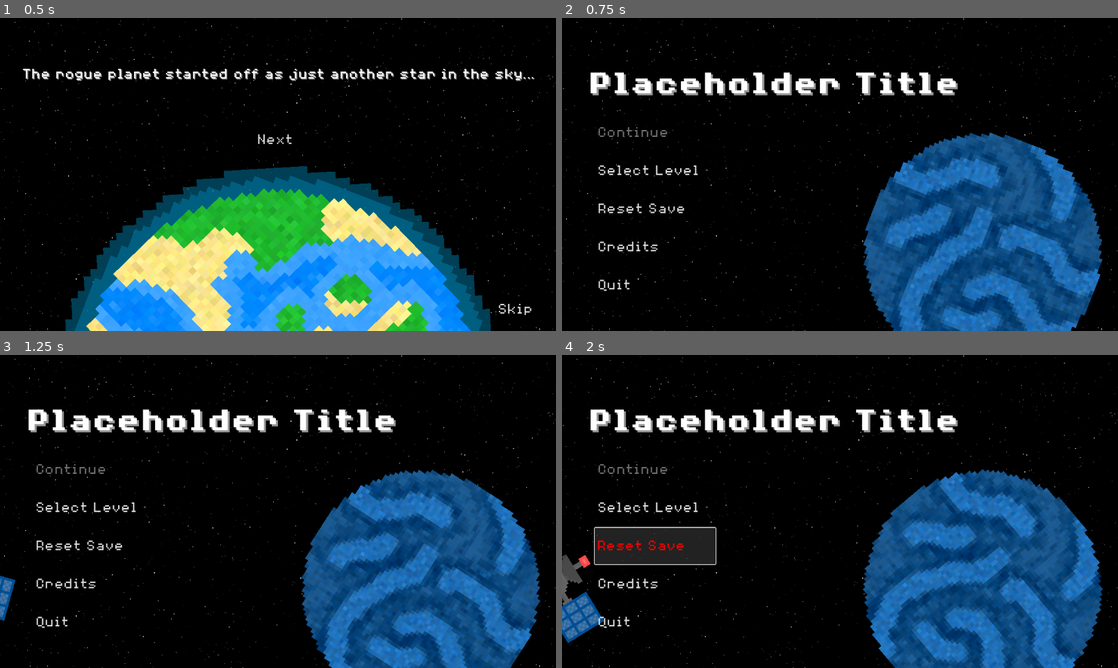
Above: before the commit, frames 1-4 (two rows, left to right).
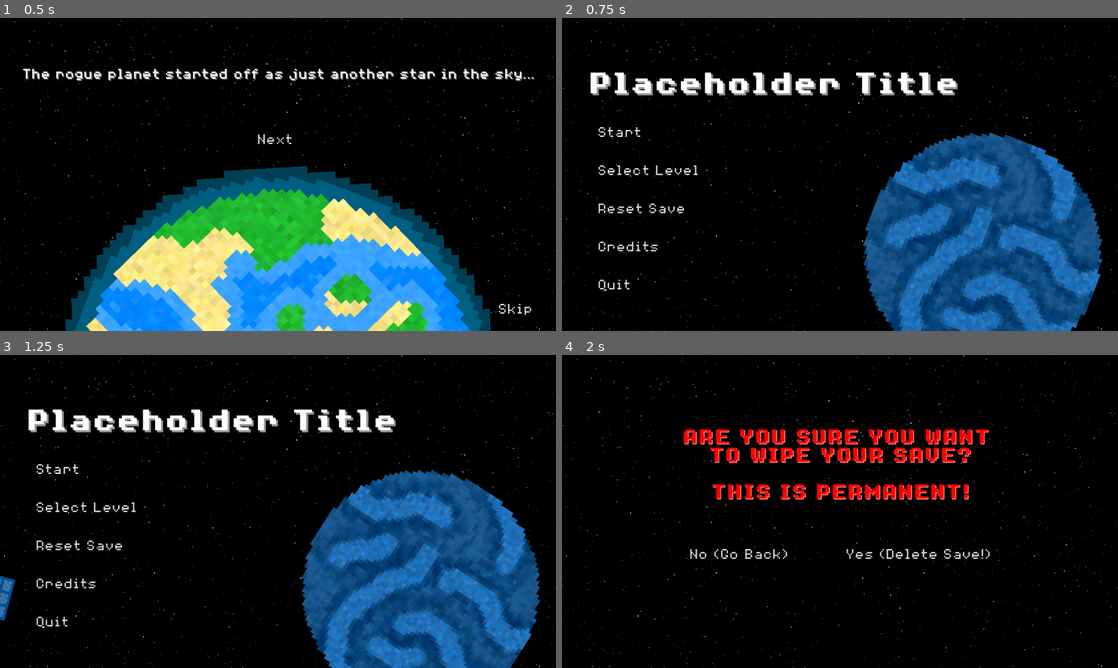
Above: after the commit, the same moments.

Repository: Birb-Games/gmtk-2025
Game: Godot game, scene res://scenes/main.tscn
Same seed, same stepped clock (60 frames per second), same inputs: the game is played once before the commit and once after it.
Inputs:
- Up to frame 1 (0.5 s): no input
- Up to frame 2 (0.75 s): click "Skip" at 0.5 s
- Up to frame 3 (1.25 s): no input
- Up to frame 4 (2 s): click "Reset Save" at 1.25 s

Frame 1 is identical in both runs. In frame 2, 0.2% of the frame differs, in the area x 6-19%, y 34-38%; in frame 3, 0.2%; in frame 4, 34%, in the area x 0-98%, y 17-100%.

Commit message:
fixed some bugs with loading the next level and added a screen to confirm whether the player wants to wipe their save

Diff:
--- /dev/null
+++ b/scenes/confirm_wipe_save.tscn
@@ -0,0 +1,64 @@
+[gd_scene load_steps=6 format=3 uid="uid://ljm2v51x3rg4"]
+
+[ext_resource type="Theme" uid="uid://ca4fjx3thf2g7" path="res://assets/theme.tres" id="1_bumgc"]
+[ext_resource type="Texture2D" uid="uid://dsq5rgehdjua3" path="res://assets/textures/space.png" id="1_ecwas"]
+[ext_resource type="Script" uid="uid://o1e0hxl370na" path="res://scripts/confirm_wipe_save.gd" id="2_wogq6"]
+[ext_resource type="FontFile" uid="uid://b3j21gnxq1jn1" path="res://assets/fonts/8BitOperator/8bitOperatorPlus8-Bold.ttf" id="3_ea4wp"]
+[ext_resource type="PackedScene" uid="uid://o31g4dri56jo" path="res://scenes/starting_cut_scene.tscn" id="3_eku8s"]
+
+[node name="ConfirmWipeSave" type="Control"]
+layout_mode = 3
+anchors_preset = 15
+anchor_right = 1.0
+anchor_bottom = 1.0
+grow_horizontal = 2
+grow_vertical = 2
+theme = ExtResource("1_bumgc")
+script = ExtResource("2_wogq6")
+starting_cut_scene = ExtResource("3_eku8s")
+
+[node name="Background" type="Sprite2D" parent="."]
+position = Vector2(578, 325)
+scale = Vector2(1.34815, 1.34815)
+texture = ExtResource("1_ecwas")
+
+[node name="Label" type="Label" parent="."]
+layout_mode = 0
+offset_top = 153.0
+offset_right = 1152.0
+offset_bottom = 228.0
+theme_override_colors/font_color = Color(1, 0, 0, 1)
+theme_override_colors/font_shadow_color = Color(1, 0.469409, 0.402148, 1)
+theme_override_constants/shadow_offset_x = 2
+theme_override_constants/shadow_offset_y = 2
+theme_override_fonts/font = ExtResource("3_ea4wp")
+theme_override_font_sizes/font_size = 48
+text = "ARE YOU SURE YOU WANT
+TO WIPE YOUR SAVE?
+
+THIS IS PERMANENT!"
+horizontal_alignment = 1
+
+[node name="HBoxContainer" type="HBoxContainer" parent="."]
+layout_mode = 0
+offset_top = 367.0
+offset_right = 1152.0
+offset_bottom = 460.0
+alignment = 1
+
+[node name="Cancel" type="Button" parent="HBoxContainer"]
+layout_mode = 2
+text = "No (Go Back)"
+
+[node name="Panel" type="Panel" parent="HBoxContainer"]
+modulate = Color(1, 1, 1, 0)
+custom_minimum_size = Vector2(100, 0)
+layout_mode = 2
+
+[node name="Confirm" type="Button" parent="HBoxContainer"]
+layout_mode = 2
+theme_override_colors/font_hover_color = Color(1, 0, 0, 1)
+text = "Yes (Delete Save!)"
+
+[connection signal="pressed" from="HBoxContainer/Cancel" to="." method="_on_cancel_pressed"]
+[connection signal="pressed" from="HBoxContainer/Confirm" to="." method="_on_confirm_pressed"]
--- a/scenes/main.tscn
+++ b/scenes/main.tscn
@@ -10,6 +10,7 @@
 [ext_resource type="AudioStream" uid="uid://dicjshmbik8o4" path="res://assets/sfx/shoot.wav" id="6_tefeu"]
 [ext_resource type="AudioStream" uid="uid://dsj5qpr3787ca" path="res://assets/sfx/hit.wav" id="7_o6xl0"]
 [ext_resource type="PackedScene" uid="uid://o31g4dri56jo" path="res://scenes/starting_cut_scene.tscn" id="7_ya4ey"]
+[ext_resource type="PackedScene" uid="uid://ljm2v51x3rg4" path="res://scenes/confirm_wipe_save.tscn" id="8_eb6dy"]
 [ext_resource type="AudioStream" uid="uid://bjmdruip2a76d" path="res://assets/sfx/asteroid_explosion.wav" id="8_tipki"]
 
 [node name="Main" type="Node2D"]
@@ -35,6 +36,9 @@
 
 [node name="StartingCutScene" parent="GUI" instance=ExtResource("7_ya4ey")]
 
+[node name="ConfirmWipeSave" parent="GUI" instance=ExtResource("8_eb6dy")]
+visible = false
+
 [node name="Sfx" type="Node" parent="."]
 
 [node name="Shoot" type="AudioStreamPlayer" parent="Sfx"]
--- /dev/null
+++ b/scripts/confirm_wipe_save.gd
@@ -0,0 +1,15 @@
+extends Control
+
+@export var starting_cut_scene: PackedScene
+
+func _on_cancel_pressed() -> void:
+	hide()
+	$/root/Main/GUI/MainMenu.show()
+
+func _on_confirm_pressed() -> void:
+	hide()
+	var current_cut_scene = $/root/Main/GUI/StartingCutScene
+	current_cut_scene.name = "deleted"
+	current_cut_scene.queue_free()
+	$/root/Main/GUI.add_child(starting_cut_scene.instantiate())
+	$/root/Main.reset_save()
--- a/scripts/hud.gd
+++ b/scripts/hud.gd
@@ -1,6 +1,7 @@
 extends Control
 
 func reset() -> void:
+	has_advanced_level = false
 	$PauseScreen.hide()
 	$DeathScreen.hide()
 	$DeathScreen/VBoxContainer2.show()
@@ -70,16 +71,15 @@
 
 	# Check if the player cleared the level
 	if level_loaded.cleared and !$DeathScreen.visible:
+		if !has_advanced_level and $/root/Main.current_level == $/root/Main.levels_unlocked:
+			$/root/Main.unlock_next_level()
+		has_advanced_level = true
+
 		if !$PauseScreen.visible:
 			activate_screen($WinScreen)
 			get_tree().paused = false
-			if !has_advanced_level and $/root/Main.current_level == $/root/Main.levels_unlocked:
-				$/root/Main.unlock_next_level()
-				$/root/Main.update_current_level(true)
-			has_advanced_level = true
 		else:
 			$WinScreen.hide()
-			has_advanced_level = false
 
 	# Handle pausing
 	if Input.is_action_just_pressed("ui_cancel") and !$WinScreen.visible:
@@ -100,6 +100,6 @@
 	$/root/Main.load_level()
 
 func _on_next_level_pressed() -> void:
-	$/root/Main.current_level += 1
+	$/root/Main.update_current_level(true)
 	$/root/Main.load_level()
 	reset()
--- a/scripts/main_menu.gd
+++ b/scripts/main_menu.gd
@@ -9,7 +9,10 @@
 		$VBoxContainer/Quit.hide()
 
 func update_continue_button_enabled() -> void:
-	$VBoxContainer/Continue.disabled = $/root/Main.levels_unlocked == 1
+	if $/root/Main.levels_unlocked == 1:
+		$VBoxContainer/Continue.text = "Start"
+	else:
+		$VBoxContainer/Continue.text = "Continue"
 
 func _on_select_level_pressed() -> void:
 	hide()
@@ -28,4 +31,5 @@
 	$/root/Main/GUI/MainMenu.hide()
 
 func _on_reset_save_pressed() -> void:
-	$/root/Main.reset_save()
+	hide()
+	$/root/Main/GUI/ConfirmWipeSave.show()
Not shown: 1 places in scenes/main.tscn that only renumber resources
Not shown, added: scripts/confirm_wipe_save.gd.uid
